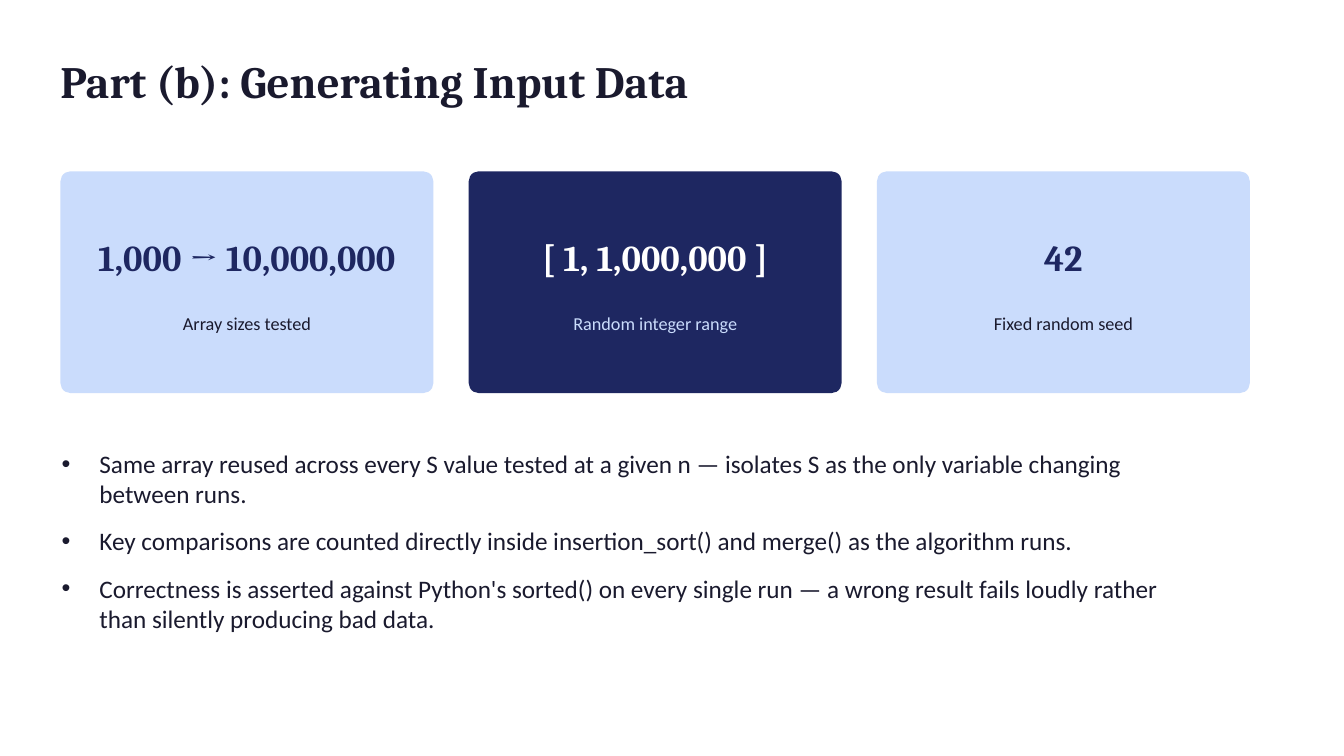
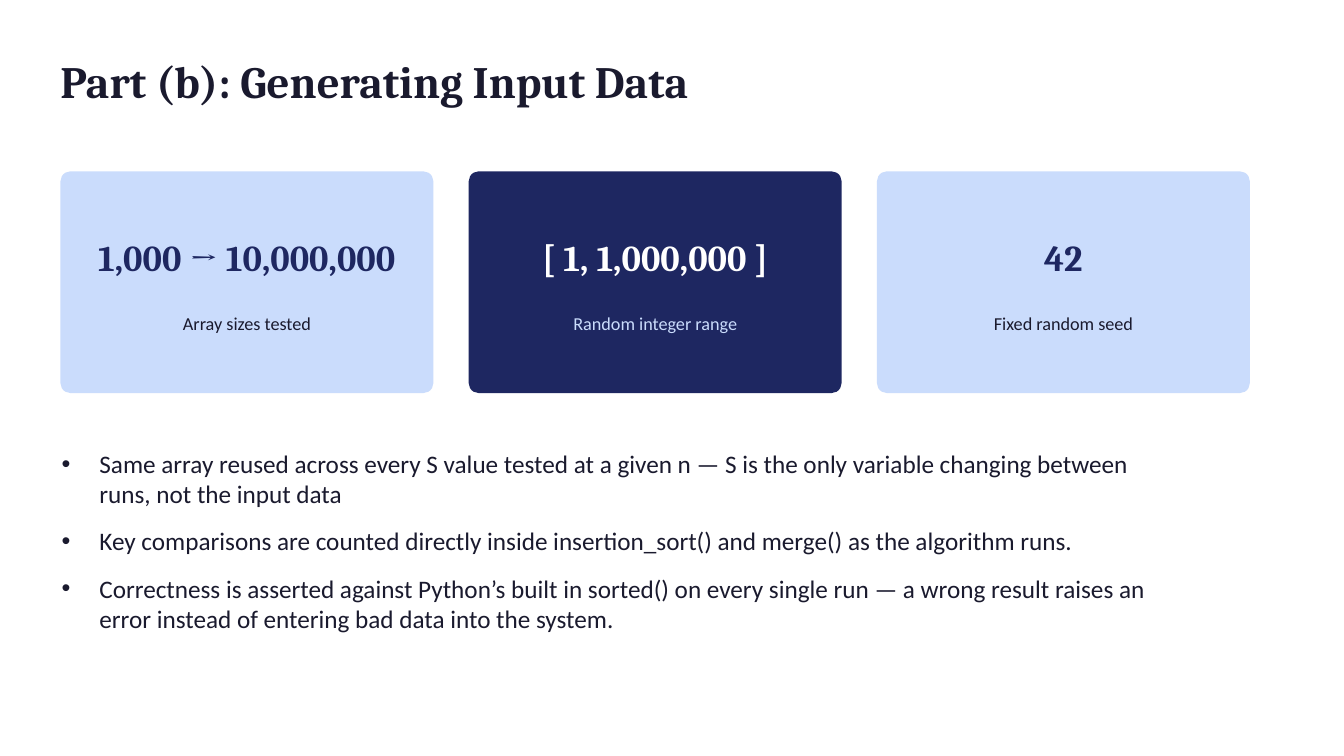
Before and after one commit to dhruvgupta2109/SC2001-Lab, a slide deck: slide 3 of Lab1/sc2001_lab1_slides.pptx. Drawn at 1344x756 pixels with LibreOffice and Linux fonts; fonts in the diff are those of the drawing. Boxes give left, top, right and bottom in pixels: in the first picture for what was removed or moved away, otherwise in the second. Text is boxed around its words. In the diff, an @@ line names an element or a change of style, - is before the commit and + after.

```diff
--- a/Lab1/sc2001_lab1_slides.pptx
+++ b/Lab1/sc2001_lab1_slides.pptx
@@ text at (x1=99, y1=455, x2=1127, y2=507): text changed @@
-• Same array reused across every S value tested at a given n — isolates S as the only variable changing between runs.
+• Same array reused across every S value tested at a given n — S is the only variable changing between runs, not the input data
@@ text at (x1=99, y1=579, x2=1144, y2=633): text changed @@
-• Correctness is asserted against Python's sorted() on every single run — a wrong result fails loudly rather than silently producing bad data.
+• Correctness is asserted against Python’s built in sorted() on every single run — a wrong result raises an error instead of entering bad data into the system.
```
Also in this commit, not shown: 1 other slide changed.
